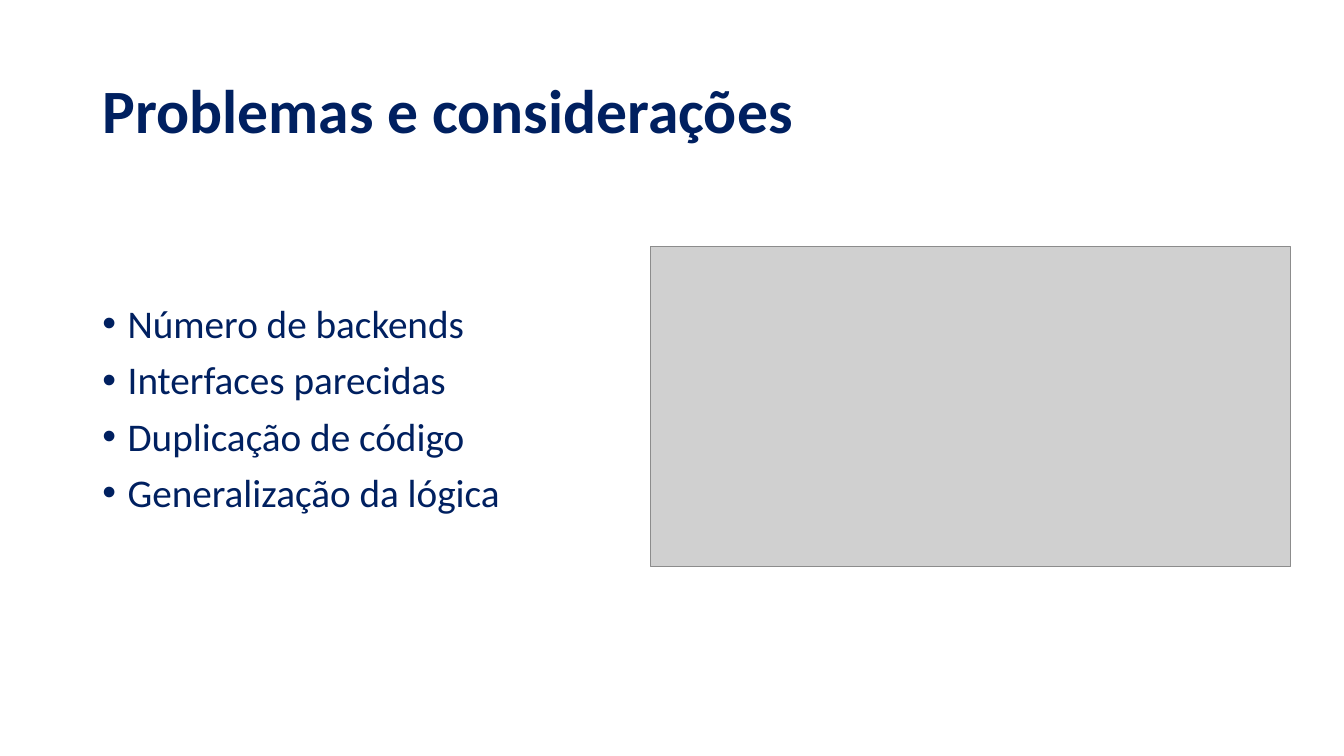
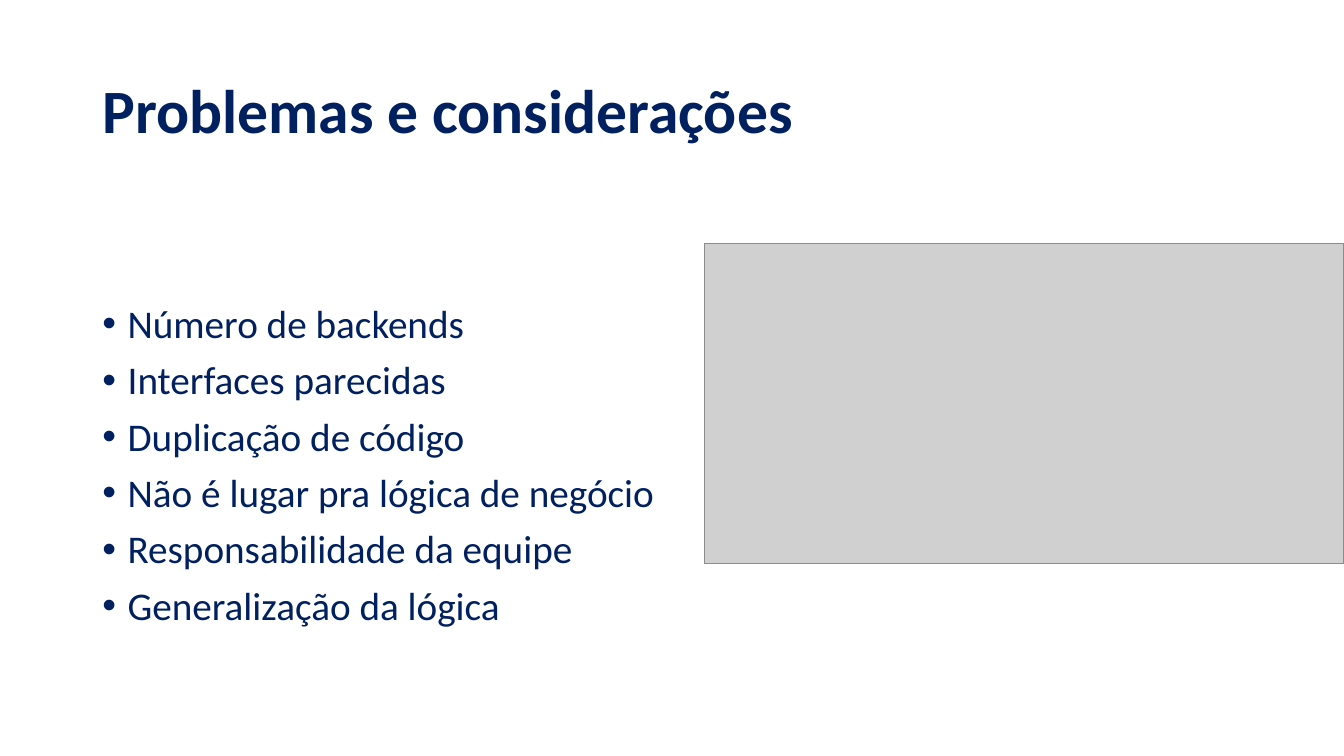
Before and after one commit to SnakeSybill/designPatterns, a slide deck: slide 4 of Composite/resources/BFF.pptx. Drawn at 1344x756 pixels with LibreOffice and Linux fonts; fonts in the diff are those of the drawing; grey boxes stand for pictures. Boxes give left, top, right and bottom in pixels: in the first picture for what was removed or moved away, otherwise in the second. Text is boxed around its words. In the diff, an @@ line names an element or a change of style, - is before the commit and + after.

Commit message:
BFF

```diff
--- a/Composite/resources/BFF.pptx
+++ b/Composite/resources/BFF.pptx
@@ picture: place and size @@
-picture at box(651, 247, 1292, 567)
+picture at box(705, 244, 1344, 564)
@@ text at box(128, 479, 654, 570): paragraphs added @@
+• Não é lugar pra lógica de negócio
+• Responsabilidade da equipe
```
